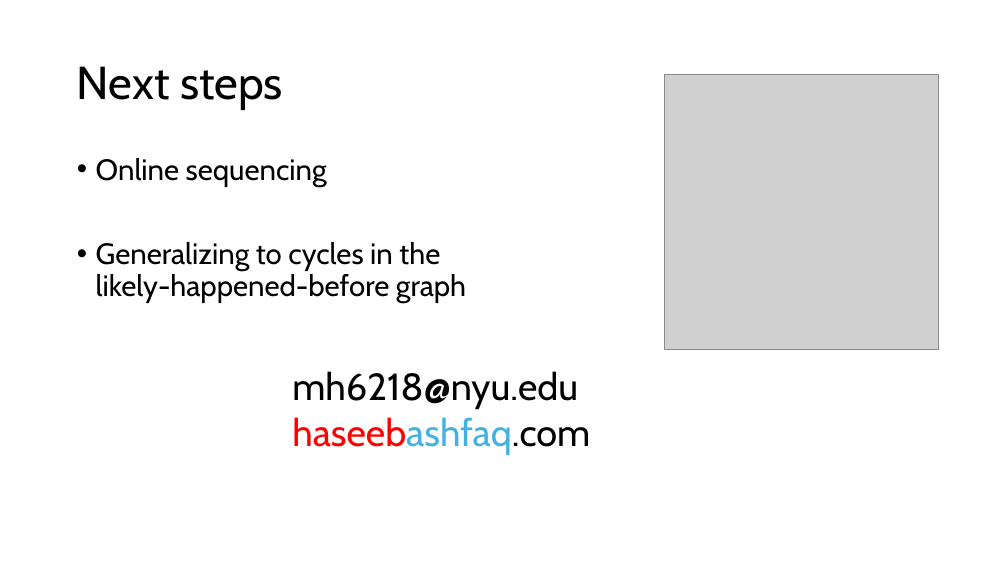
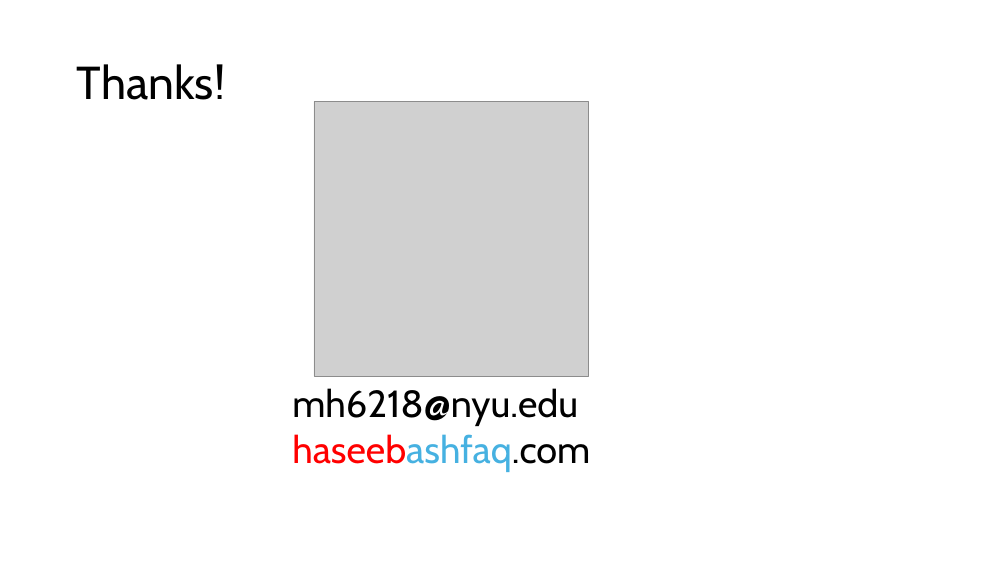
Before and after one commit to HaseebLUMS/Onyx-Presentation, a slide deck: slide 35 of mlsys_seminar_tommy.pptx (slide 34 before the commit). Drawn at 1008x567 pixels with LibreOffice and Linux fonts; fonts in the diff are those of the drawing; grey boxes stand for pictures. Boxes give left, top, right and bottom in pixels: in the first picture for what was removed or moved away, otherwise in the second. Text is boxed around its words. In the diff, an @@ line names an element or a change of style, - is before the commit and + after.

Commit message:
added new p

```diff
--- a/mlsys_seminar_tommy.pptx
+++ b/mlsys_seminar_tommy.pptx
@@ title at box(77, 64, 225, 100): text changed @@
-Next steps
+Thanks!
@@ picture: place and size @@
-picture at box(665, 75, 939, 349)
+picture at box(314, 101, 588, 376)
@@ text removed at box(96, 158, 466, 303) @@
-• Online sequencing
-• Generalizing to cycles in the
-  likely-happened-before graph
@@ text "mh6218@nyu.edu": place and size @@
-text "mh6218@nyu.edu" at box(292, 371, 590, 455)
+text "mh6218@nyu.edu" at box(292, 388, 590, 472)
```
Also in this commit, not shown: 2 other slides changed, 1 slide added.
